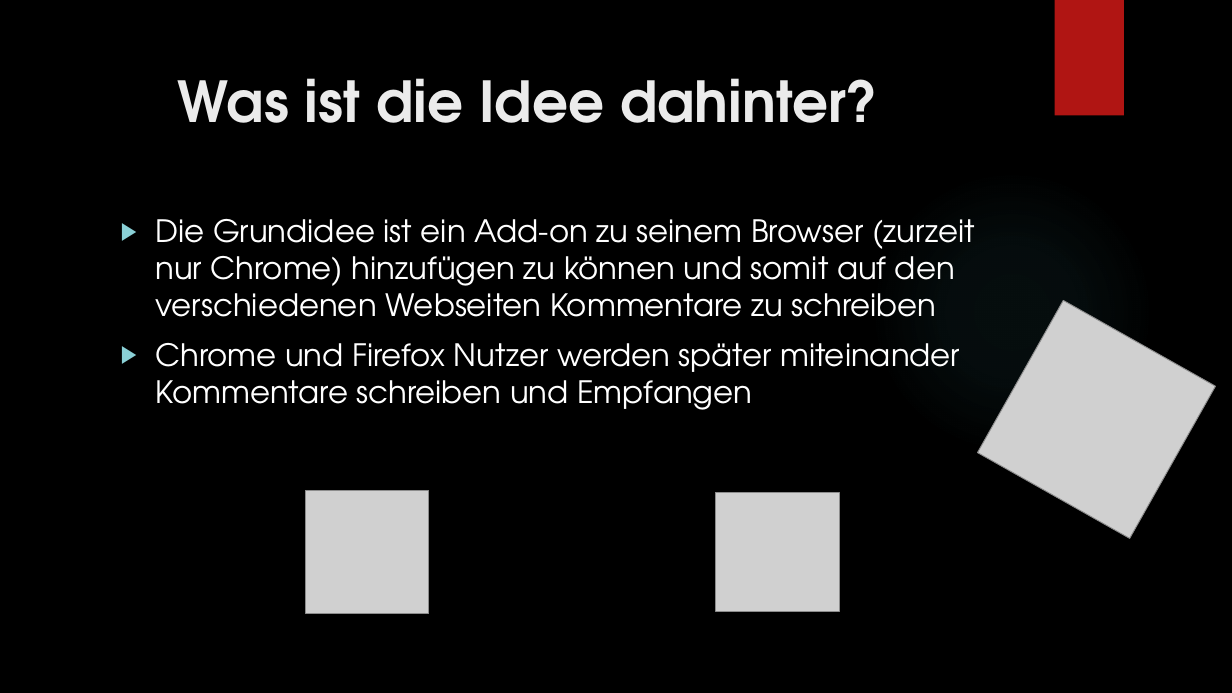
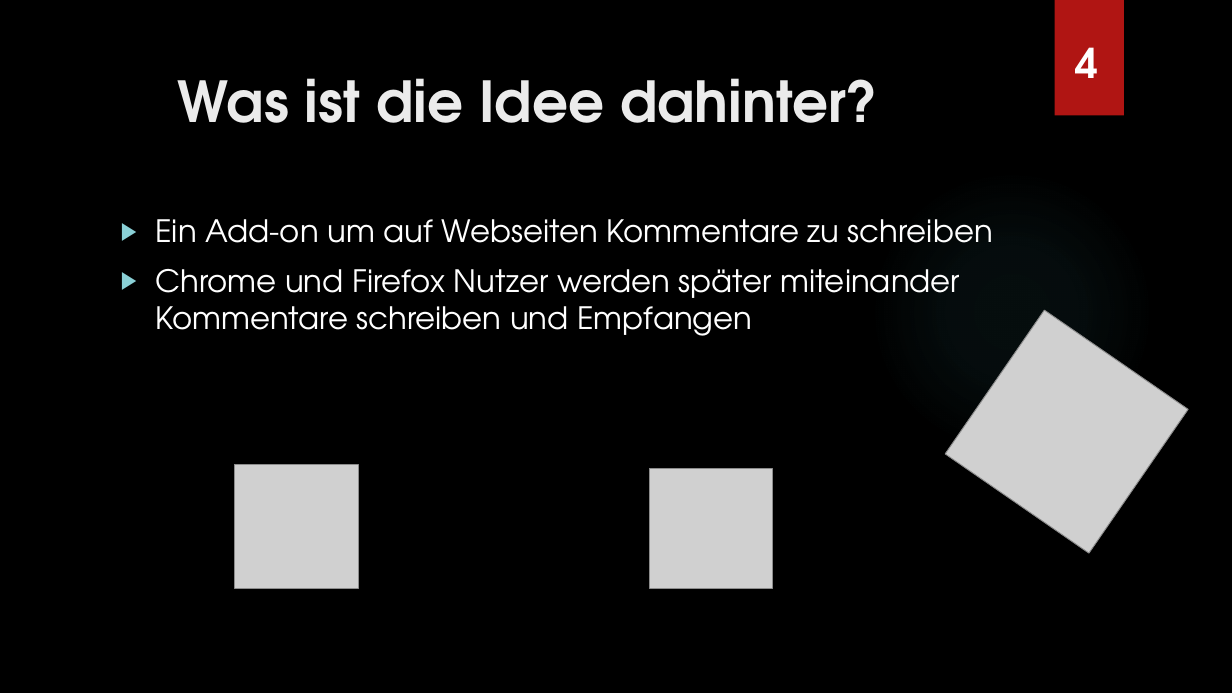
Before and after one commit to Jugendhackt/comment-sense, a slide deck: slide 4 of Presentation/Comment Sense.pptx. Drawn at 1232x693 pixels with LibreOffice and Linux fonts; fonts in the diff are those of the drawing; grey boxes stand for pictures; background and template pictures are left out. Boxes give left, top, right and bottom in pixels: in the first picture for what was removed or moved away, otherwise in the second. Text is boxed around its words. In the diff, an @@ line names an element or a change of style, - is before the commit and + after.

```diff
--- a/Presentation/Comment Sense.pptx
+++ b/Presentation/Comment Sense.pptx
@@ text added at box(1076, 47, 1099, 78), 32 pt, text #FFFFFF, bold @@
+4
@@ text at box(155, 219, 993, 243): text changed @@
-▶ Die Grundidee ist ein Add-on zu seinem Browser (zurzeit nur Chrome) hinzufügen zu können und somit auf den verschiedenen Webseiten Kommentare zu schreiben
+▶ Ein Add-on um auf Webseiten Kommentare zu schreiben
@@ picture at box(946, 311, 1189, 554): rotation 29 to 34 degrees @@
@@ picture: place and size @@
-picture at box(306, 491, 429, 614)
+picture at box(235, 465, 358, 588)
@@ picture: place and size @@
-picture at box(716, 493, 839, 612)
+picture at box(650, 469, 773, 588)
```
Also in this commit, not shown: 5 other slides changed, 1 other file.
